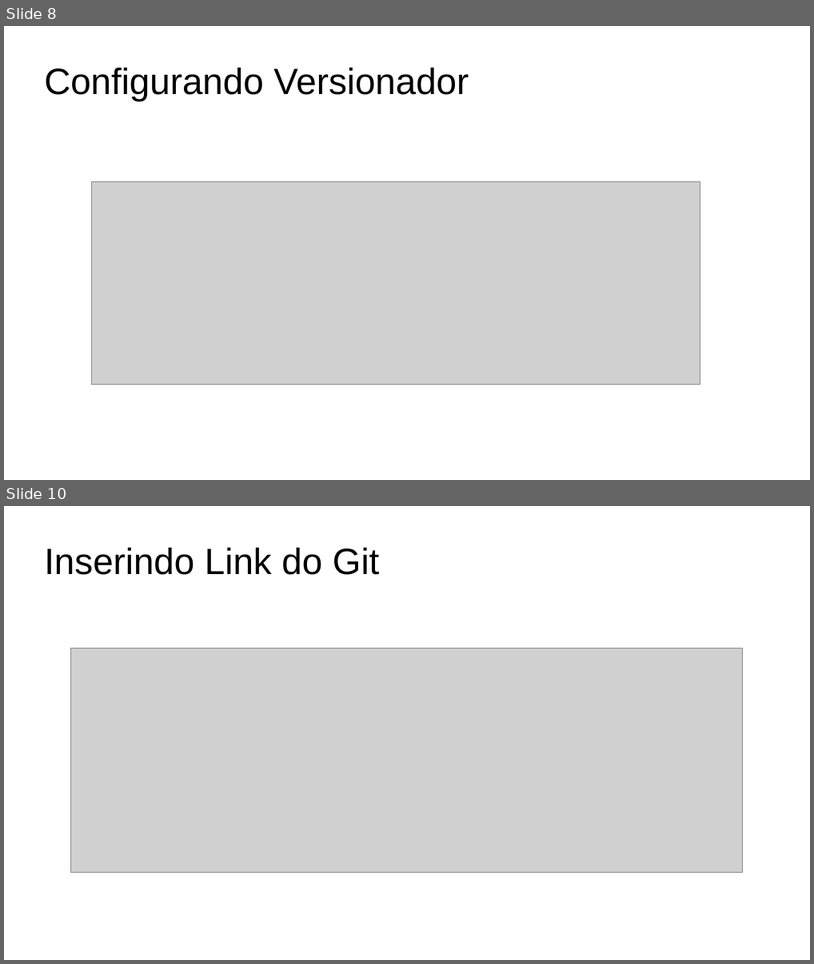
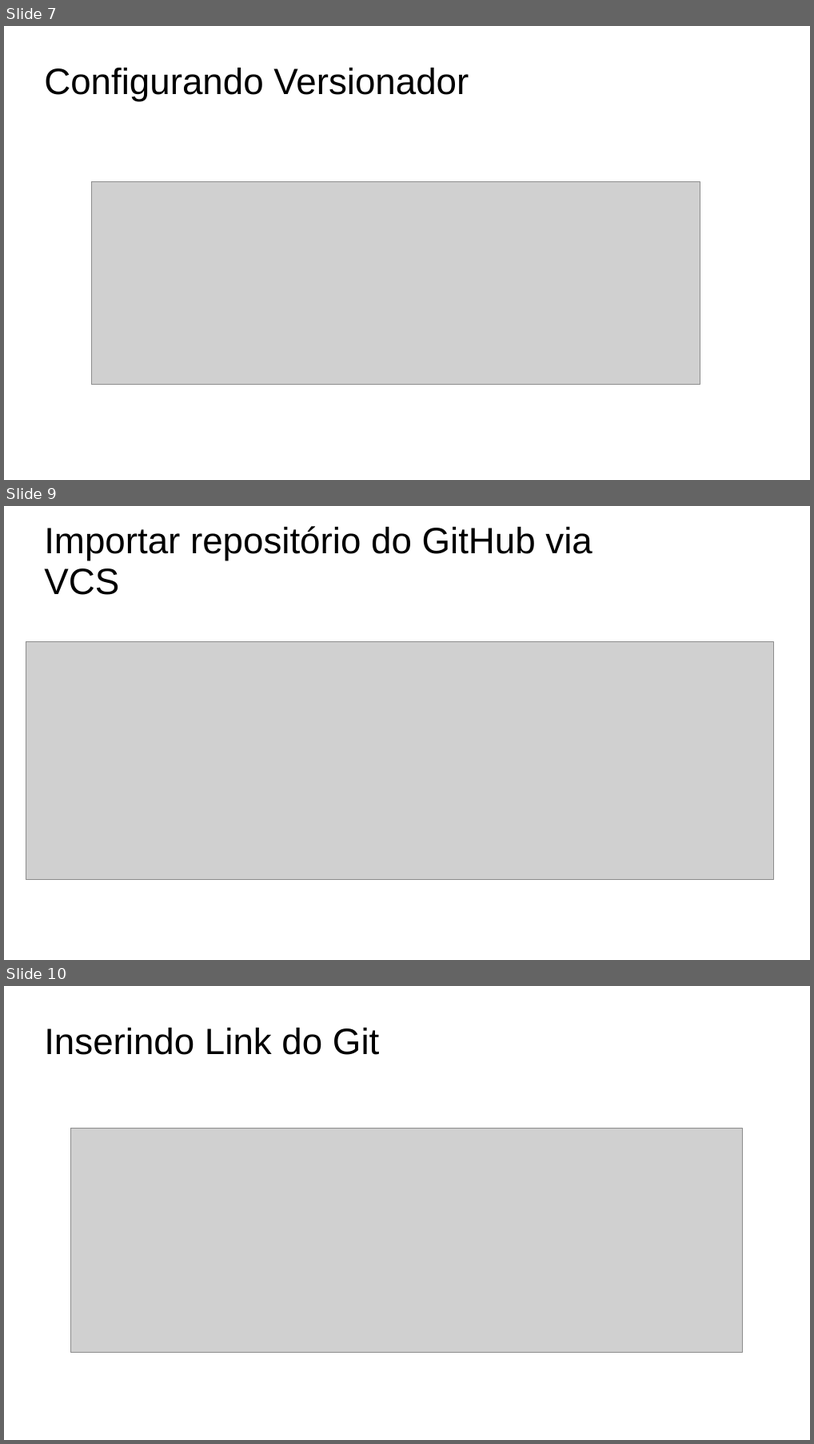
Before and after one commit to vinicius023/AprasentacaoGit, a slide deck: SlidesIntellijWindows.ppt. Shown one above the other, each under a label of ours: slides 8 and 10 before the commit, slides 7, 9 and 10 after it; the slides between them are not shown. The pictures are 814x964 and 814x1444 pixels, drawn with LibreOffice and Linux fonts; fonts in the diff are those of the drawing; grey boxes stand for pictures; background and template pictures are left out. Boxes give left, top, right and bottom in pixels: in the first picture for what was removed or moved away, otherwise in the second. Text is boxed around its words. In the diff, an @@ line names an element or a change of style, - is before the commit and + after.

```diff
--- a/SlidesIntellijWindows.ppt
+++ b/SlidesIntellijWindows.ppt
@@ slide 9 added at [4,506,810,960], background #FFFFFF @@
@@ title added at [44,526,592,595], 36 pt, text #000000 @@
+Importar repositório do GitHub via VCS
@@ picture added at [26,641,774,879] @@
@@ what was slide 8 is now slide 7 @@
```
Also in this commit, not shown: 1 slide changed, 4 other slides added, 1 slide removed, 2 other files.
